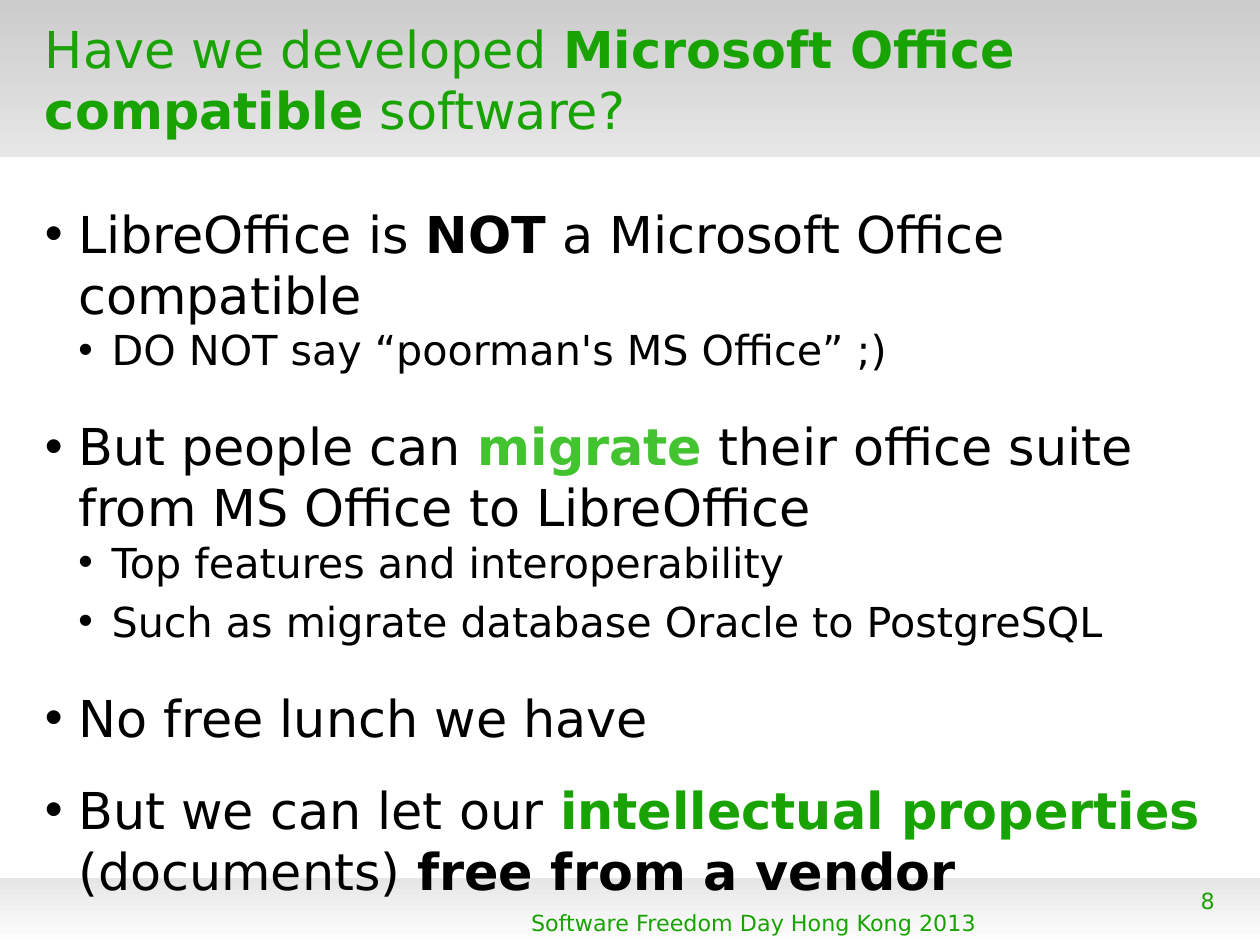
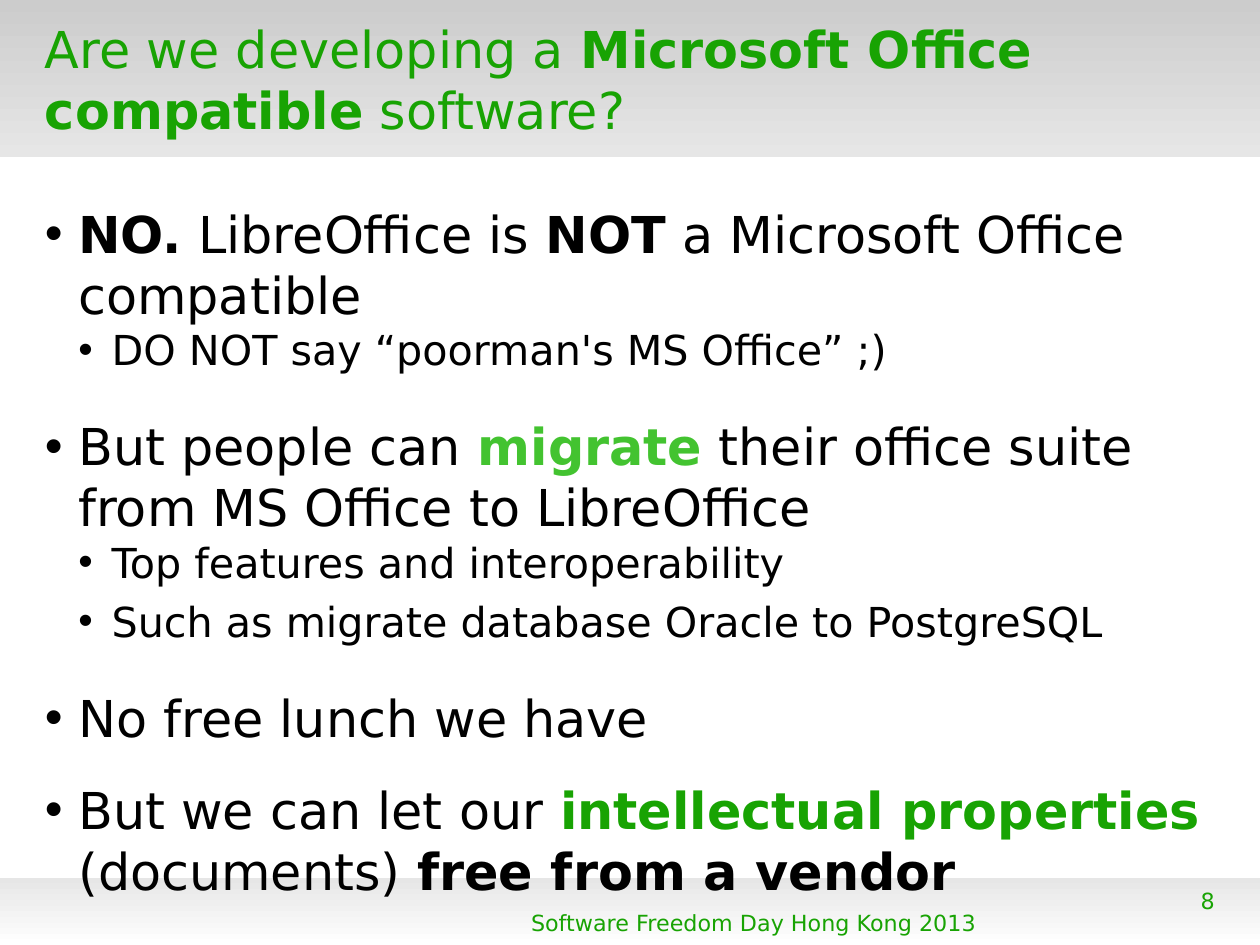
Before and after one commit to naruoga/KantoLibreOffice, a slide deck: slide 8 of others/SFD2013HK.odp. Drawn at 1260x945 pixels with LibreOffice and Linux fonts; fonts in the diff are those of the drawing; background and template pictures are left out. Boxes give left, top, right and bottom in pixels: in the first picture for what was removed or moved away, otherwise in the second. Text is boxed around its words. In the diff, an @@ line names an element or a change of style, - is before the commit and + after.

```diff
--- a/others/SFD2013HK.odp
+++ b/others/SFD2013HK.odp
@@ title at bbox=[45, 29, 1032, 140]: text changed; bold off @@
-Have we developed Microsoft Office
-compatible software?
+Are we developing a Microsoft Office
+compatible software?
@@ text at bbox=[78, 214, 1125, 325]: text changed @@
-• LibreOffice is NOT a Microsoft Office compatible
+• NO. LibreOffice is NOT a Microsoft Office compatible
```
Also in this commit, not shown: 8 other slides changed, 15 slides added, 3 slides removed, 2 other files.
